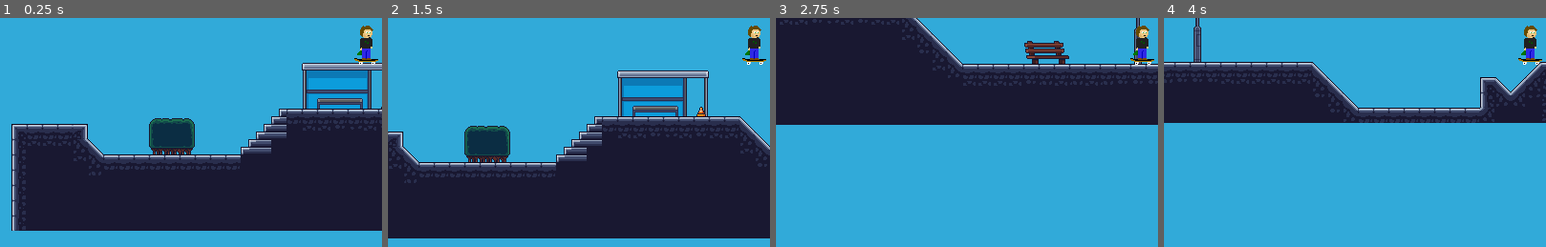
Above: before the commit, frames 1-4 (left to right).
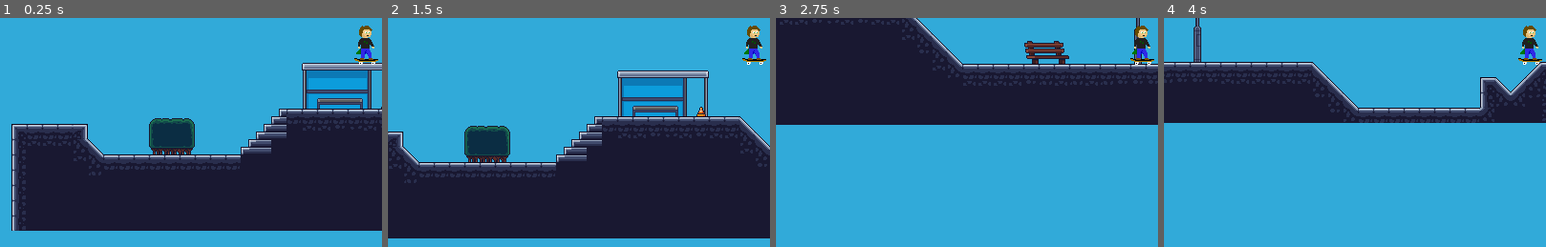
Above: after the commit, the same moments.

Repository: hamdle/2d_skateboard_game
Game: Godot game, scene res://levels/normandock/normandock.tscn
Same seed, same stepped clock (60 frames per second), same inputs: the game is played once before the commit and once after it.
Inputs:
- Up to frame 1 (0.25 s): no input
- Up to frame 2 (1.5 s): tap Enter at 0.5 s; hold F (push) 0.53-1.28 s; hold Right (ui_right) from 0.53 s (still down); tap Space (ui_select) at 0.77 s; tap F (push) at 1.35 s
- Up to frame 3 (2.75 s): tap Space (ui_select) at 1.52 s; release Right (ui_right) at 2.03 s; hold Left (ui_left) from 2.03 s (still down); hold F (push) from 2.03 s (still down)
- Up to frame 4 (4 s): release Left (ui_left) at 2.78 s; release F (push) at 2.78 s; hold Right (ui_right) from 2.78 s (still down); tap F (push) at 2.85 s; tap Space (ui_select) at 3.02, 3.77 s; hold F (push) from 3.53 s (still down)
The pictures show only the part of the screen within x 2-52%, y 45-95%; the shares and areas given below are measured in that part.

The runs differ from the first frame. In frame 1, 0.2% of the frame differs, in the area x 93-98%, y 3-19%; in frame 2, 0.2%; in frame 3, 0.2%; in frame 4, 0.2%.

Commit message:
Rename player to people and add animations

Diff:
--- a/characters/player/Player.tscn
+++ b/characters/people/People.tscn
@@ -1,7 +1,8 @@
-[gd_scene load_steps=4 format=2]
+[gd_scene load_steps=5 format=2]
 
-[ext_resource path="res://characters/player/Player.gd" type="Script" id=1]
-[ext_resource path="res://characters/player/skateboard_x1.png" type="Texture" id=2]
+[ext_resource path="res://characters/people/People.gd" type="Script" id=1]
+[ext_resource path="res://characters/people/sprites/skate_0.png" type="Texture" id=2]
+[ext_resource path="res://characters/people/people_spriteframes.tres" type="SpriteFrames" id=3]
 
 [sub_resource type="RectangleShape2D" id=1]
 extents = Vector2( 9.5154, 2.95621 )
@@ -10,6 +11,7 @@
 script = ExtResource( 1 )
 
 [node name="Sprite" type="Sprite" parent="."]
+visible = false
 texture = ExtResource( 2 )
 
 [node name="CollisionShape2D" type="CollisionShape2D" parent="."]
@@ -18,3 +20,7 @@
 
 [node name="Camera2D" type="Camera2D" parent="."]
 current = true
+
+[node name="AnimatedSprite" type="AnimatedSprite" parent="."]
+frames = ExtResource( 3 )
+animation = "push"
--- /dev/null
+++ b/characters/people/people_spriteframes.tres
@@ -0,0 +1,35 @@
+[gd_resource type="SpriteFrames" load_steps=16 format=2]
+
+[ext_resource path="res://characters/people/sprites/skate_0.png" type="Texture" id=1]
+[ext_resource path="res://characters/people/sprites/kickflip_0.png" type="Texture" id=2]
+[ext_resource path="res://characters/people/sprites/kickflip_1.png" type="Texture" id=3]
+[ext_resource path="res://characters/people/sprites/kickflip_2.png" type="Texture" id=4]
+[ext_resource path="res://characters/people/sprites/kickflip_3.png" type="Texture" id=5]
+[ext_resource path="res://characters/people/sprites/kickflip_4.png" type="Texture" id=6]
+[ext_resource path="res://characters/people/sprites/kickflip_6.png" type="Texture" id=7]
+[ext_resource path="res://characters/people/sprites/kickflip_7.png" type="Texture" id=8]
+[ext_resource path="res://characters/people/sprites/kickflip_5.png" type="Texture" id=9]
+[ext_resource path="res://characters/people/sprites/push_0.png" type="Texture" id=10]
+[ext_resource path="res://characters/people/sprites/push_1.png" type="Texture" id=11]
+[ext_resource path="res://characters/people/sprites/push_2.png" type="Texture" id=12]
+[ext_resource path="res://characters/people/sprites/push_3.png" type="Texture" id=13]
+[ext_resource path="res://characters/people/sprites/push_4.png" type="Texture" id=14]
+[ext_resource path="res://characters/people/sprites/push_5.png" type="Texture" id=15]
+
+[resource]
+animations = [ {
+"frames": [ ExtResource( 1 ) ],
+"loop": true,
+"name": "default",
+"speed": 0.0
+}, {
+"frames": [ ExtResource( 2 ), ExtResource( 3 ), ExtResource( 4 ), ExtResource( 5 ), ExtResource( 6 ), ExtResource( 7 ), ExtResource( 8 ), ExtResource( 9 ) ],
+"loop": true,
+"name": "kickflip",
+"speed": 8.0
+}, {
+"frames": [ ExtResource( 10 ), ExtResource( 11 ), ExtResource( 12 ), ExtResource( 13 ), ExtResource( 14 ), ExtResource( 15 ) ],
+"loop": true,
+"name": "push",
+"speed": 12.0
+} ]
--- a/levels/normandock/normandock.tscn
+++ b/levels/normandock/normandock.tscn
@@ -1,7 +1,7 @@
 [gd_scene load_steps=5 format=2]
 
 [ext_resource path="res://models/city/city_tileset.tres" type="TileSet" id=1]
-[ext_resource path="res://characters/player/Player.tscn" type="PackedScene" id=2]
+[ext_resource path="res://characters/people/People.tscn" type="PackedScene" id=2]
 
 [sub_resource type="RectangleShape2D" id=1]
 extents = Vector2( 47.4747, 3.09717 )
@@ -17,7 +17,7 @@
 format = 1
 tile_data = PoolIntArray( 1703954, 42, 0, 1835031, 57, 0, 1835049, 55, 0, 1900552, 69, 0, 1900560, 8, 1, 1900561, 6, 65 …(6142 unchanged characters)…
 
-[node name="Player" parent="." instance=ExtResource( 2 )]
+[node name="People" parent="." instance=ExtResource( 2 )]
 position = Vector2( 354.828, 385.077 )
 
 [node name="StaticBody2D" type="StaticBody2D" parent="."]
Renamed: characters/player/Player.gd -> characters/people/People.gd
Binary file added: characters/people/sprites/kickflip_0.png
Not shown, added: characters/people/sprites/kickflip_0.png.import
Binary file added: characters/people/sprites/kickflip_1.png
Not shown, added: characters/people/sprites/kickflip_1.png.import
Binary file added: characters/people/sprites/kickflip_2.png
Not shown, added: characters/people/sprites/kickflip_2.png.import
Binary file added: characters/people/sprites/kickflip_3.png
Not shown, added: characters/people/sprites/kickflip_3.png.import
Binary file added: characters/people/sprites/kickflip_4.png
Not shown, added: characters/people/sprites/kickflip_4.png.import
Binary file added: characters/people/sprites/kickflip_5.png
(and 19 more such lines)
